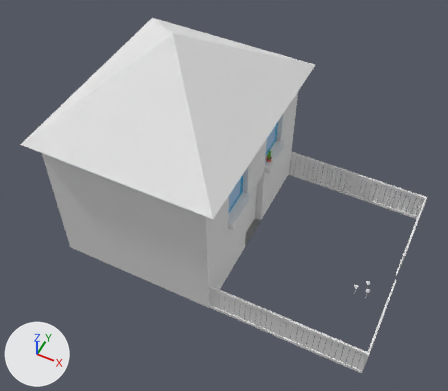
Two versions of the Blender file Content/blender/Haeuser/haus1_mit_vorgarten.blend, one commit apart.
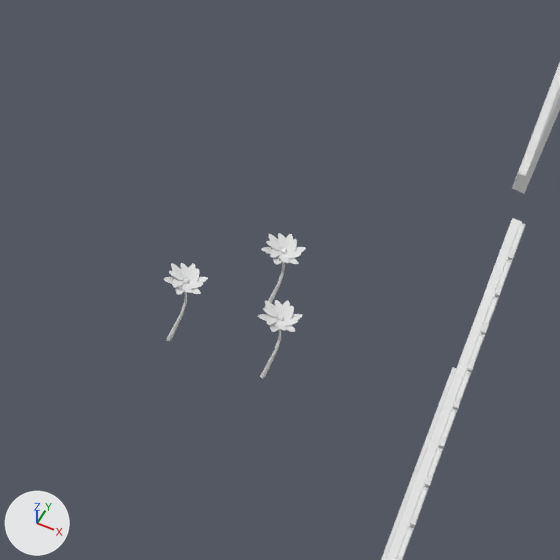
Each version appears first whole from a camera (50 mm lens) standing at (14.2, -21.0, 27.9) and looking at (4.9, -2.5, 4.7), and next in a close-up on the part from 75% to 89% of the width and 65% to 82% of the height. The axes (+X, +Y, +Z) are drawn at lower left. The lights are the same throughout.
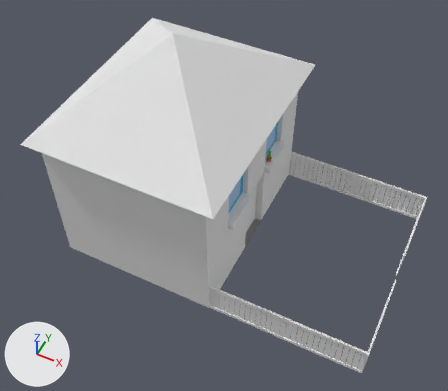
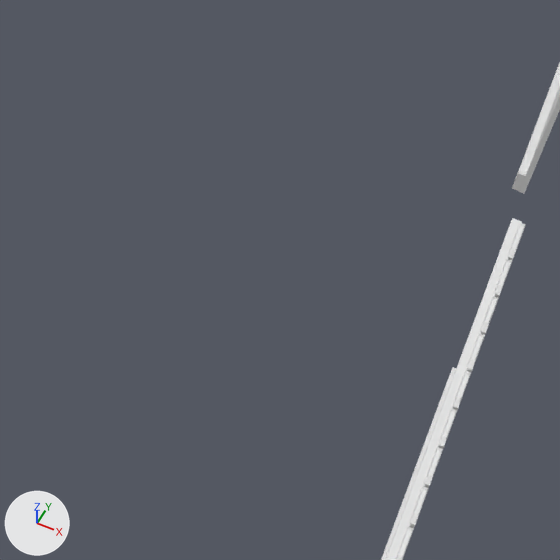
ob_empty is not drawn itself; it is used by a modifier of ob_largepetall, ob_petall.
ob_empty_001 is not drawn itself; it is used by a modifier of ob_largepetall_001, ob_petall_001.
ob_empty_002 is not drawn itself; it is used by a modifier of ob_largepetall_002, ob_petall_002.

Where the newer file only moved an object's origin or applied its transform, the numbers keep the older frame.

What differs and where, as boxes (x1, y1, x2, y2) in the close-ups (560 x 560 px):
'Petall', deleted
    before: (263, 300, 298, 330)
'Petall.001', deleted
    before: (169, 263, 203, 293)
'Petall.002', deleted
    before: (266, 233, 301, 263)
'LargePetall', deleted
    before: (258, 300, 303, 332)
'LargePetall.001', deleted
    before: (164, 263, 208, 295)
'LargePetall.002', deleted
    before: (261, 234, 306, 265)
'Cylinder.001', deleted
    before: (167, 291, 187, 341)
'Cylinder', deleted
    before: (260, 329, 281, 378)
'Cylinder.002', deleted
    before: (264, 261, 285, 308)
'Sphere', deleted
    before: (278, 315, 284, 321)
'Sphere.001', deleted
    before: (183, 278, 190, 284)
'zaun', unchanged, uncovered by the edit
    after: (381, 62, 560, 560)
'Cube', unchanged, covered by the edit
    before: (381, 218, 525, 560)
'Cube.002', unchanged, covered by the edit
    before: (512, 62, 560, 194)

Patch to the scene script:
```diff
--- a/Content/blender/Haeuser/haus1_mit_vorgarten.blend.py
+++ b/Content/blender/Haeuser/haus1_mit_vorgarten.blend.py
@@ ob_cylinder @@
-ob_cylinder = bpy.data.objects.new('Cylinder', me_cylinder)
@@ ob_empty @@
-ob_empty = bpy.data.objects.new('Empty', None)
@@ ob_largepetall @@
-ob_largepetall = bpy.data.objects.new('LargePetall', me_plane_002)
@@ ob_petall @@
-ob_petall = bpy.data.objects.new('Petall', me_plane_003)
@@ ob_sphere @@
-ob_sphere = bpy.data.objects.new('Sphere', me_sphere)
@@ ob_cylinder_001 @@
-ob_cylinder_001 = bpy.data.objects.new('Cylinder.001', me_cylinder_001)
@@ ob_empty_001 @@
-ob_empty_001 = bpy.data.objects.new('Empty.001', None)
@@ ob_largepetall_001 @@
-ob_largepetall_001 = bpy.data.objects.new('LargePetall.001', me_plane_004)
@@ ob_petall_001 @@
-ob_petall_001 = bpy.data.objects.new('Petall.001', me_plane_005)
@@ ob_sphere_001 @@
-ob_sphere_001 = bpy.data.objects.new('Sphere.001', me_sphere_001)
@@ ob_cylinder_002 @@
-ob_cylinder_002 = bpy.data.objects.new('Cylinder.002', me_cylinder_002)
@@ ob_empty_002 @@
-ob_empty_002 = bpy.data.objects.new('Empty.002', None)
@@ ob_largepetall_002 @@
-ob_largepetall_002 = bpy.data.objects.new('LargePetall.002', me_plane_006)
@@ ob_petall_002 @@
-ob_petall_002 = bpy.data.objects.new('Petall.002', me_plane_007)
@@ ob_sphere_002 @@
-ob_sphere_002 = bpy.data.objects.new('Sphere.002', me_sphere_002)
```
